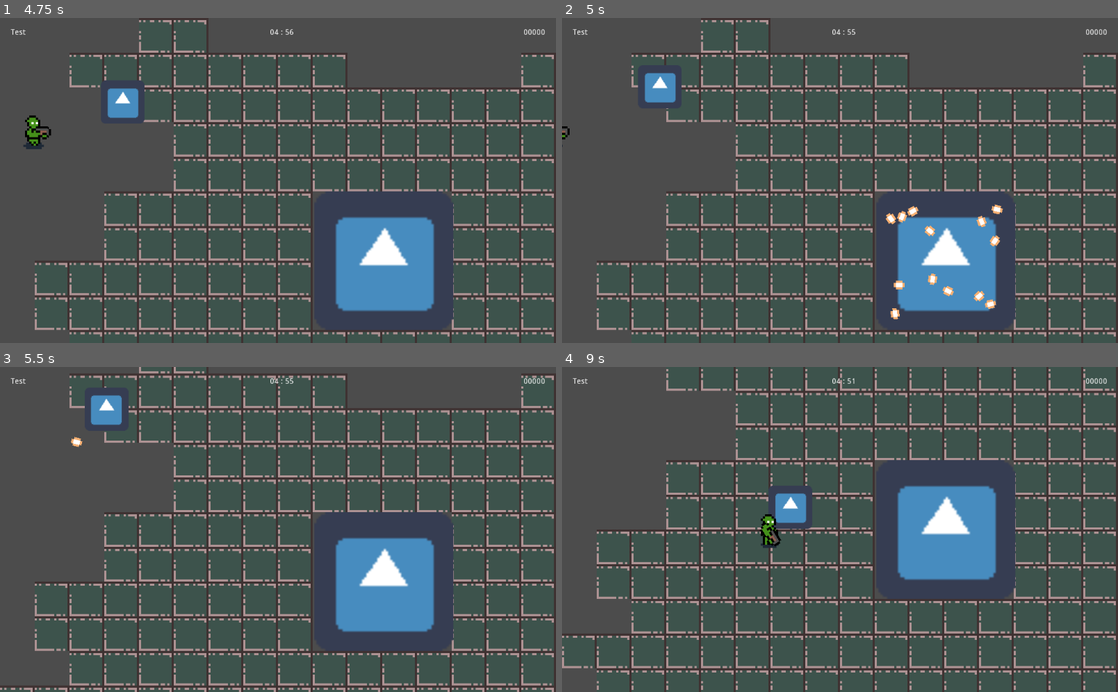
Above: before the commit, frames 1-4 (two rows, left to right).
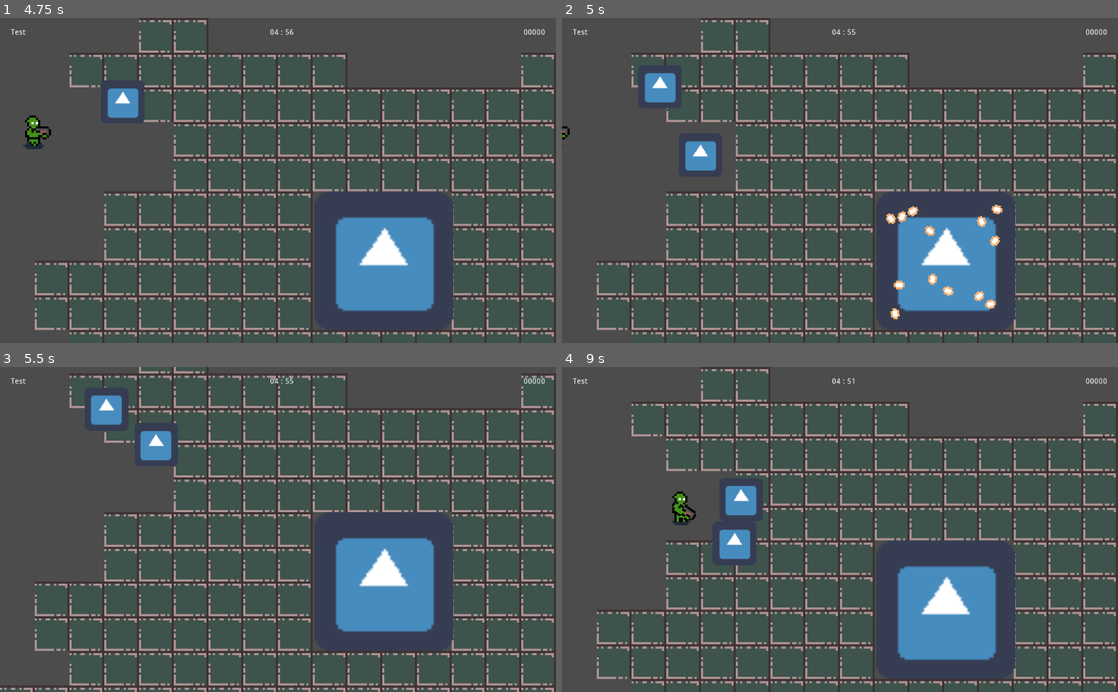
Above: after the commit, the same moments.

Repository: jimmyjonezz/Annigilation
Game: Godot game, scene res://Main/Main.tscn
Same seed, same stepped clock (60 frames per second), same inputs: the game is played once before the commit and once after it. The engine's default icon, where the game draws it, is replaced by a stand-in: a white triangle on a blue panel in a dark square.
Inputs (mouse positions are in pixels of both pictures, inside the frame that each line leads up to):
- Up to frame 1 (4.75 s): move the mouse to (400, 164) at 0.52 s; hold Right (ui_right) 0.53-1.28 s; tap Enter at 1.25 s; move the mouse to (166, 196) at 1.27 s; hold Down (ui_down) 1.28-2.03 s; move the mouse to (333, 109) at 2.02 s; hold Right (ui_right) 2.03-2.78 s; move the mouse to (250, 245) at 2.77 s; hold Up (ui_up) 2.78-3.53 s; move the mouse to (444, 229) at 3.52 s; hold Left (ui_left) from 3.53 s (still down); move the mouse to (111, 131) at 4.27 s
- Up to frame 2 (5 s): keep holding Left (ui_left)
- Up to frame 3 (5.5 s): move the mouse to (305, 529) at 5.02 s; release Left (ui_left) at 5.03 s; hold Down (ui_down) from 5.03 s (still down)
- Up to frame 4 (9 s): move the mouse to (756, 448) at 5.77 s; release Down (ui_down) at 5.78 s; hold Right (ui_right) 5.78-6.53 s; move the mouse to (962, 513) at 6.52 s; hold Up (ui_up) 6.53-7.28 s; move the mouse to (728, 545) at 7.27 s; hold Right (ui_right) 7.28-8.03 s; move the mouse to (895, 458) at 8.02 s; hold Down (ui_down) 8.03-8.78 s; move the mouse to (812, 594) at 8.77 s; hold Left (ui_left) from 8.78 s (still down)

Frame 1 is identical in both runs. In frame 2, 0.5% of the frame differs, in the area x 22-28%, y 37-48%; in frame 3, 0.7%; in frame 4, 32%, in the area x 0-100%, y 0-100%.
Error before the commit: Invalid get index 'Enemy' (on base: 'null instance'). (res://Main/Main.gd:42)

Commit message:
0.4

Diff:
--- a/Main/Main.gd
+++ b/Main/Main.gd
@@ -5,6 +5,8 @@
 Не кормят, в потемках пишу код. Холодно.
 Позвоните моей маме...
 """
+
+export var Kamikaze : PackedScene
 
 onready var camera = $Position/Player/Camera2D as Camera2D
 var shake_amount = 1.0
@@ -39,25 +41,25 @@
 	camera.set_offset(Vector2(0,0))
 
 func spawn_enemy() -> void:
-	var Enemy_instance = $"/root/GL".Enemy.instance()
+	var get_pos = $Position/Player.pos()
+	var Kamikaze_instance = Kamikaze.instance()
 
 	#нужно переработать!!!!
 	#подобрать дистанцию для спавна enemy с ближайшей точки
 	pospos.clear()
 	for x in range(spawn_pos.size()):
-		pospos.append($Position/PLayer.position.distance_to(spawn_pos[x]))
+		pospos.append(get_pos.distance_to(spawn_pos[x]))
 
 	for i in range(pospos.size()):
 		if pospos[i] < distance:
-			Enemy_instance.position = spawn_pos[i]
+			Kamikaze_instance.position = spawn_pos[i]
 		#elif pospos[i] > distance:  #<-переделать!
 		#	return
 
-	get_node("SpawnEnemy").add_child(Enemy_instance)
+	get_node("SpawnEnemy").add_child(Kamikaze_instance)
 	var new_path = get_node("World/Navigation").get_simple_path(
-			Enemy_instance.position,
-			$Position/PLayer.position)
-	Enemy_instance.path = new_path
+			Kamikaze_instance.position, get_pos)
+	Kamikaze_instance.path = new_path
 
 #находим сам путь
 func new_path_for_enemy() -> void:
--- a/Main/Main.tscn
+++ b/Main/Main.tscn
@@ -1,25 +1,26 @@
 [gd_scene load_steps=7 format=2]
 
 [ext_resource path="res://Main/Main.gd" type="Script" id=1]
-[ext_resource path="res://Map/Navigation.tscn" type="PackedScene" id=2]
-[ext_resource path="res://Enemy/Enemy.tscn" type="PackedScene" id=3]
-[ext_resource path="res://Kamikaze/Kamikaze.tscn" type="PackedScene" id=4]
+[ext_resource path="res://Kamikaze/Kamikaze.tscn" type="PackedScene" id=2]
+[ext_resource path="res://Map/Navigation.tscn" type="PackedScene" id=3]
+[ext_resource path="res://Enemy/Enemy.tscn" type="PackedScene" id=4]
 [ext_resource path="res://Player/Player.tscn" type="PackedScene" id=5]
 [ext_resource path="res://GUI/GUI.tscn" type="PackedScene" id=6]
 
 [node name="Main" type="Node"]
 script = ExtResource( 1 )
+Kamikaze = ExtResource( 2 )
 
 [node name="World" type="Node2D" parent="."]
 
-[node name="Navigation" parent="World" instance=ExtResource( 2 )]
+[node name="Navigation" parent="World" instance=ExtResource( 3 )]
 
-[node name="Enemy" parent="." instance=ExtResource( 3 )]
+[node name="Enemy" parent="." instance=ExtResource( 4 )]
 position = Vector2( 176.7, 112.1 )
 
 [node name="SpawnEnemy" type="Node2D" parent="."]
 
-[node name="Kamikaze" parent="SpawnEnemy" instance=ExtResource( 4 )]
+[node name="Kamikaze" parent="SpawnEnemy" instance=ExtResource( 2 )]
 position = Vector2( 89.3476, 27.9775 )
 
 [node name="SpawnProps" type="Node2D" parent="."]
